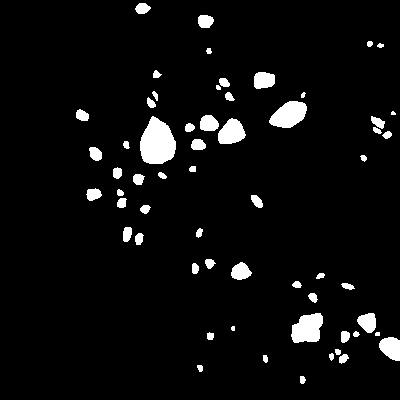
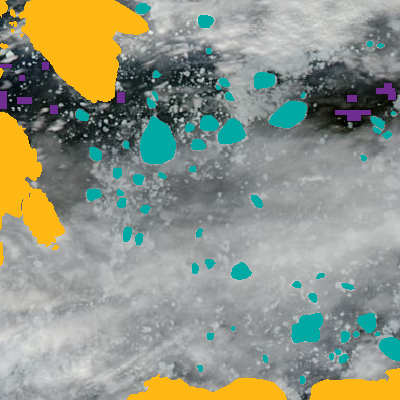
Revision of a layered 400 x 400 image; what changed, layer by layer:
added layer "water samples" (2nd of 2) above "ice floes" over [0, 62, 396, 121]
hid "ice floes" (1st of 2) over [0, 0, 400, 400]
